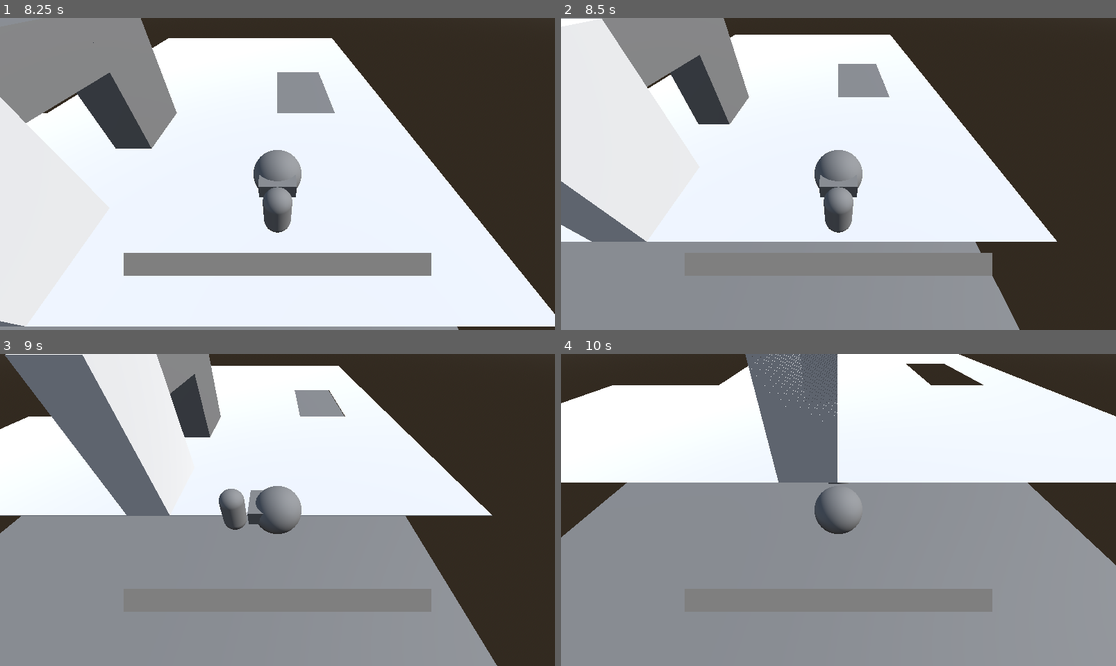
Above: before the commit, frames 1-4 (two rows, left to right).
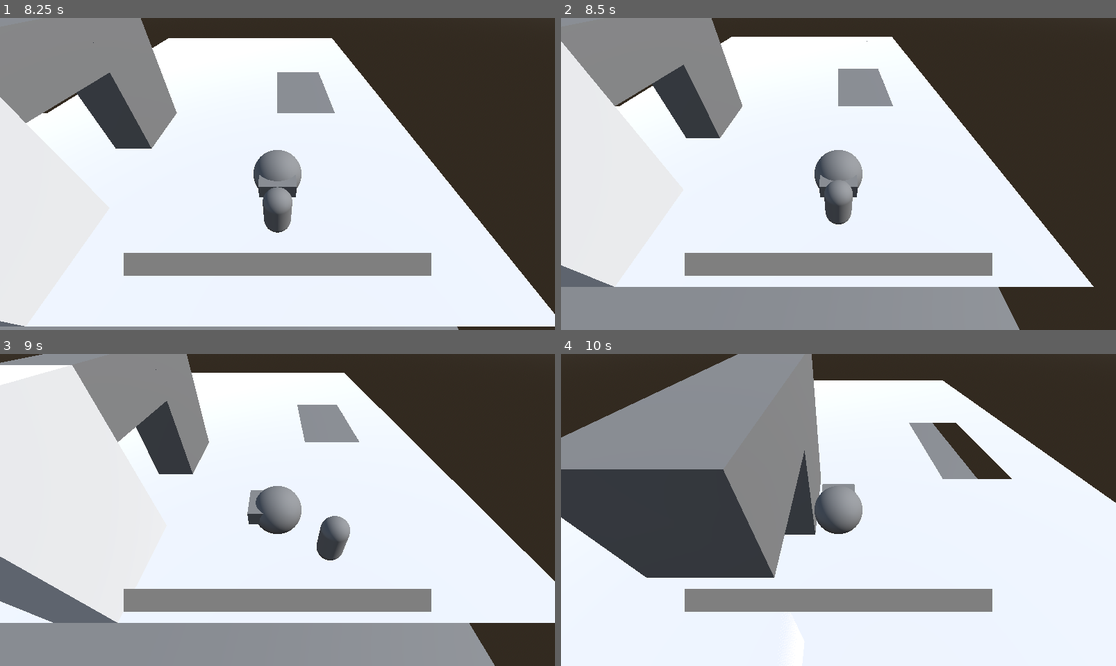
Above: after the commit, the same moments.

Repository: OddDman123/AberrationGame
Game: Godot game, scene res://home.tscn
Two runs of this game, one before a commit and one after it. Both use one fixed random seed, a clock stepped at 60 frames per second and the inputs below.
Inputs:
- Up to frame 1 (8.25 s): tap Enter at 0.5, 7.25 s; hold D (right) 0.53-1.28 s; tap E (interact) at 0.6, 1.55, 2.1, 3.05, 3.6, 4.55, 5.1, 6.05, 6.6, 7.55, 8.1 s; tap Q (drop, bound only after the commit) at 0.8, 1.35, 2.3, 2.85, 3.8, 4.35, 5.3, 5.85, 6.8, 7.35 s; hold S (down) 1.28-2.03 s; tap Space at 2 s; hold D (right) 2.03-2.78 s; hold W (up) 2.78-3.53 s; hold A (left) 3.53-5.03 s; hold S (down) 5.03-5.78 s; hold D (right) 5.78-6.53 s; hold W (up) 6.53-7.28 s; hold D (right) 7.28-8.03 s; hold S (down) from 8.03 s (still down)
- Up to frame 2 (8.5 s): keep holding S (down); tap Q (drop, bound only after the commit) at 8.3 s
- Up to frame 3 (9 s): release S (down) at 8.78 s; hold A (left) from 8.78 s (still down); tap Q (drop, bound only after the commit) at 8.85 s
- Up to frame 4 (10 s): tap E (interact) at 9.05, 9.6 s; release A (left) at 9.53 s; hold W (up) from 9.53 s (still down); tap Q (drop, bound only after the commit) at 9.8 s

Frame 1 is identical in both runs. In frame 2, 16% of the frame differs, in the area x 0-96%, y 0-87%; in frame 3, 43%; in frame 4, 78%, in the area x 0-100%, y 0-100%.

Commit message:
added vacuum, made player drop

Diff:
--- a/Boy.gd
+++ b/Boy.gd
@@ -31,7 +31,11 @@
 				nearItems.erase(nearItems[0])
 				hasItem = true
 		else:
-			heldItem.item_effect.effect()
+			heldItem.itemUse = !heldItem.itemUse
+
+	if Input.is_action_just_pressed("drop"):
+		heldItem = null
+		hasItem = false
 
 	if hasItem:
 		heldItem.global_position = item_pos.global_position
--- /dev/null
+++ b/Vacuum.gd
@@ -0,0 +1 @@
+extends Item
--- a/item.gd
+++ b/item.gd
@@ -3,11 +3,16 @@
 
 @export var item_effect : ItemEffect
 
-signal pickup(Item)
+var itemUse : bool = false
+
 # Called when the node enters the scene tree for the first time.
 func _ready():
 	pass
 
 # Called every frame. 'delta' is the elapsed time since the previous frame.
 func _process(delta):
+	if itemUse:
+		_itemEffect()
+
+func _itemEffect():
 	pass
--- a/project.godot
+++ b/project.godot
@@ -42,6 +42,11 @@
 "events": [Object(InputEventKey,"resource_local_to_scene":false,"resource_name":"","device":-1,"window_id":0,"alt_pressed":false,"shift_pressed":false,"ctrl_pressed":false,"meta_pressed":false,"pressed":false,"keycode":0,"physical_keycode":69,"key_label":0,"unicode":101,"echo":false,"script":null)
 ]
 }
+drop={
+"deadzone": 0.5,
+"events": [Object(InputEventKey,"resource_local_to_scene":false,"resource_name":"","device":-1,"window_id":0,"alt_pressed":false,"shift_pressed":false,"ctrl_pressed":false,"meta_pressed":false,"pressed":false,"keycode":0,"physical_keycode":81,"key_label":0,"unicode":113,"echo":false,"script":null)
+]
+}
 
 [rendering]
 
--- /dev/null
+++ b/scenes/vacuum.tscn
@@ -0,0 +1,35 @@
+[gd_scene load_steps=6 format=3 uid="uid://v0hl65uqe2qx"]
+
+[ext_resource type="Script" path="res://Vacuum.gd" id="1_ujiey"]
+
+[sub_resource type="BoxMesh" id="BoxMesh_c4kvc"]
+
+[sub_resource type="PrismMesh" id="PrismMesh_ifxtj"]
+
+[sub_resource type="ConvexPolygonShape3D" id="ConvexPolygonShape3D_8rere"]
+points = PackedVector3Array(0, 0, -0.5, 0, 0, 0.5, 0, 1, -0.5, 0, 1, 0.5, 2, 1, 1.5, 2, 1, -1.5, 2, 0, -1.5, 2, 0, 1.5)
+
+[sub_resource type="SphereShape3D" id="SphereShape3D_gwn2b"]
+
+[node name="Node3D" type="Node3D"]
+script = ExtResource("1_ujiey")
+
+[node name="Pack" type="MeshInstance3D" parent="."]
+transform = Transform3D(1.5, 0, 0, 0, 1, 0, 0, 0, 1, -0.5, 0, 0)
+mesh = SubResource("BoxMesh_c4kvc")
+
+[node name="Nozzle" type="MeshInstance3D" parent="."]
+transform = Transform3D(-4.37114e-08, -1, 0, 1, -4.37114e-08, 0, 0, 0, 1, 0.5, 0, 0)
+mesh = SubResource("PrismMesh_ifxtj")
+
+[node name="SuckIn" type="Area3D" parent="."]
+
+[node name="CollisionShape3D" type="CollisionShape3D" parent="SuckIn"]
+transform = Transform3D(1, 0, 0, 0, 1, 0, 0, 0, 1, 1, -0.5, 0)
+shape = SubResource("ConvexPolygonShape3D_8rere")
+
+[node name="In" type="Area3D" parent="."]
+
+[node name="CollisionShape3D" type="CollisionShape3D" parent="In"]
+transform = Transform3D(1, 0, 0, 0, 1, 0, 0, 0, 1, 1, 0, 0)
+shape = SubResource("SphereShape3D_gwn2b")
